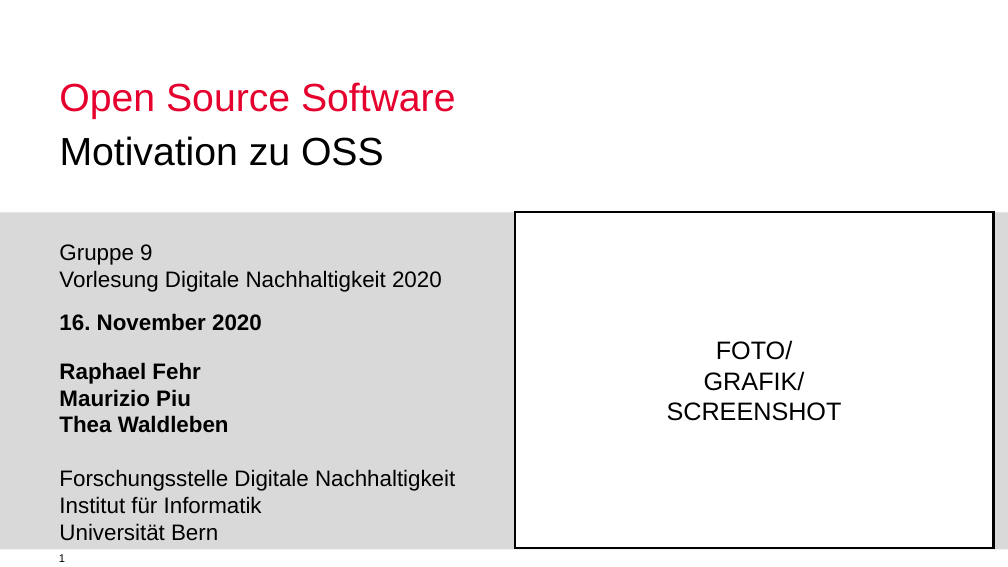
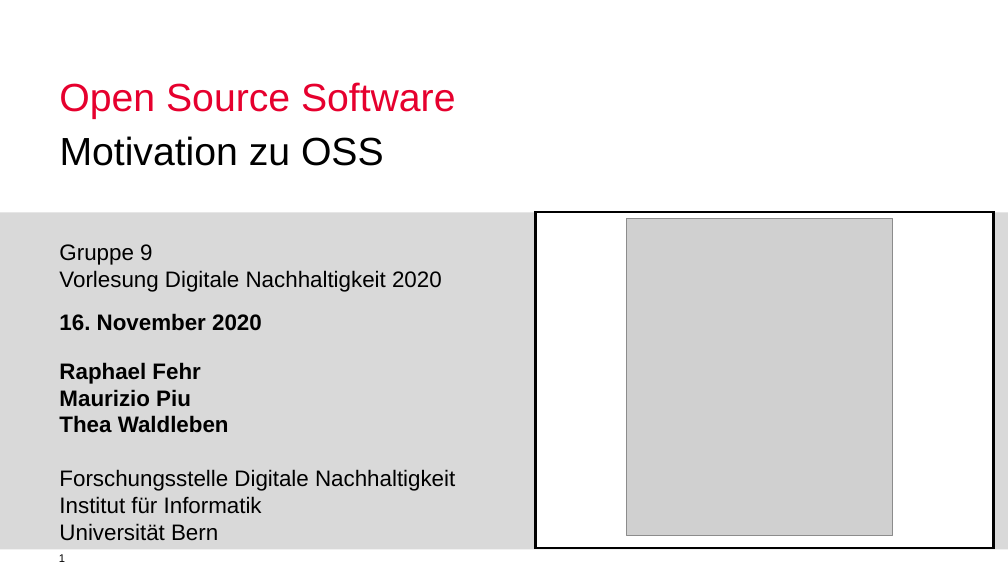
Before and after one commit to mauriziopiu/anreize_zu_open_source, a slide deck: slide 1 of OSS_Prasentation_open.odp. Drawn at 1008x567 pixels with LibreOffice and Linux fonts; fonts in the diff are those of the drawing; grey boxes stand for pictures; background and template pictures are left out. Boxes give left, top, right and bottom in pixels: in the first picture for what was removed or moved away, otherwise in the second. Text is boxed around its words. In the diff, an @@ line names an element or a change of style, - is before the commit and + after.

```diff
--- a/OSS_Prasentation_open.odp
+++ b/OSS_Prasentation_open.odp
@@ rectangle: place and size @@
-rectangle at box(515, 212, 993, 547)
+rectangle at box(535, 212, 993, 547)
@@ picture added at box(626, 219, 892, 536) @@
@@ text in rectangle at box(667, 340, 842, 421): text removed @@
-FOTO/
-GRAFIK/
-SCREENSHOT
```
Also in this commit, not shown: 3 other slides changed.
